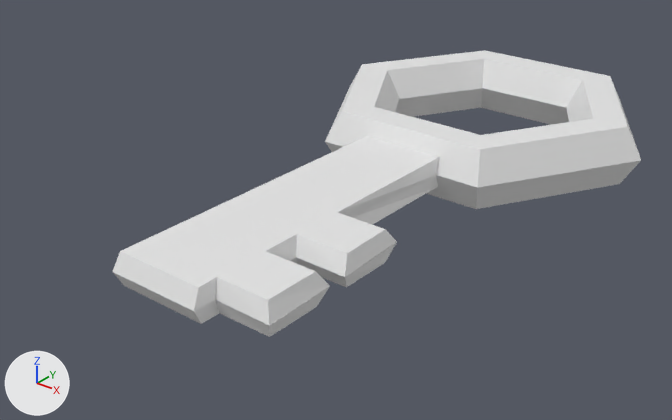
The Blender file Obj_Key_Normal_A.blend: old version first, new version second.
Camera for both pictures: a 50 mm lens placed at (20.9, -37.3, 16.0), pointed at (-0.9, -10.0, -1.0). The lights are fixed; the arrows at lower left show +X, +Y and +Z. The older version comes first.
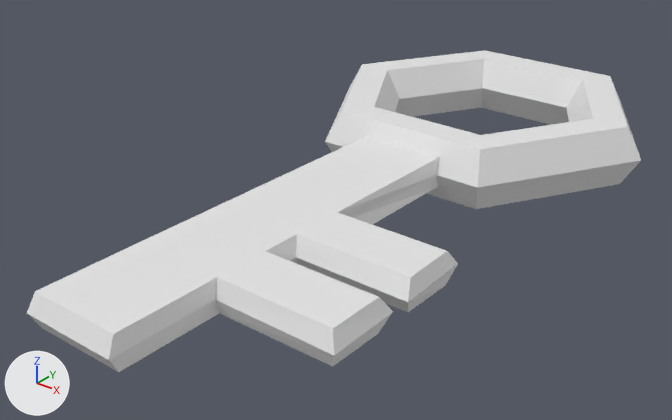
Where the change shows, as pixel boxes [x1, y1, x2, y2] in the pictures (672 x 420 px; the box of a moved part takes in the faces that stretch with it):
'Torus', reshaped (16% wider, 12% taller): before [112, 50, 641, 337]; after [27, 50, 641, 372]
part 1 of me_torus, moved or reshaped: before [112, 212, 397, 337]; after [27, 212, 458, 372]

What changed in the scene script:
```text
Change me_torus:
    used by ob_torus; location = (-0.03, 0.01, 0.33); rotation_euler = (0.0, 0.0, -3.148), in degrees (0, 0, -180); scale = (6.41, 6.38, 6.25)
    remove me_torus.from_pydata(...)  # 110 vertices, 110 faces; spans x -1.25..1.25, y -1.08..3.23, z -0.22..0.22
    add me_torus.from_pydata(...)  # 120 vertices, 116 faces; spans x -1.25..1.25, y -1.08..3.76, z -0.22..0.22
    me_torus part 1
    2 vertices are removed from x -0.3..0.3, y 3.17, z 0.11
    5 faces are deleted
    7 vertices in x -0.68..-0.64, y 2.01..2.69, z -0.11..0.11 move by (-0.4, 0.0, 0.0)
    5 vertices in x -0.68..-0.64, y 2.44..3.05, z -0.11..0.11 move by (-0.4, -0.01, 0.0)
    4 vertices in x -0.69..-0.68, y 2.62..3.09, z 0.0 move by (-0.39, 0.0, 0.0)
    12 vertices are added at x -0.32..0.31, y 3.17..3.76, z -0.11..0.11
    11 new faces join them
```
